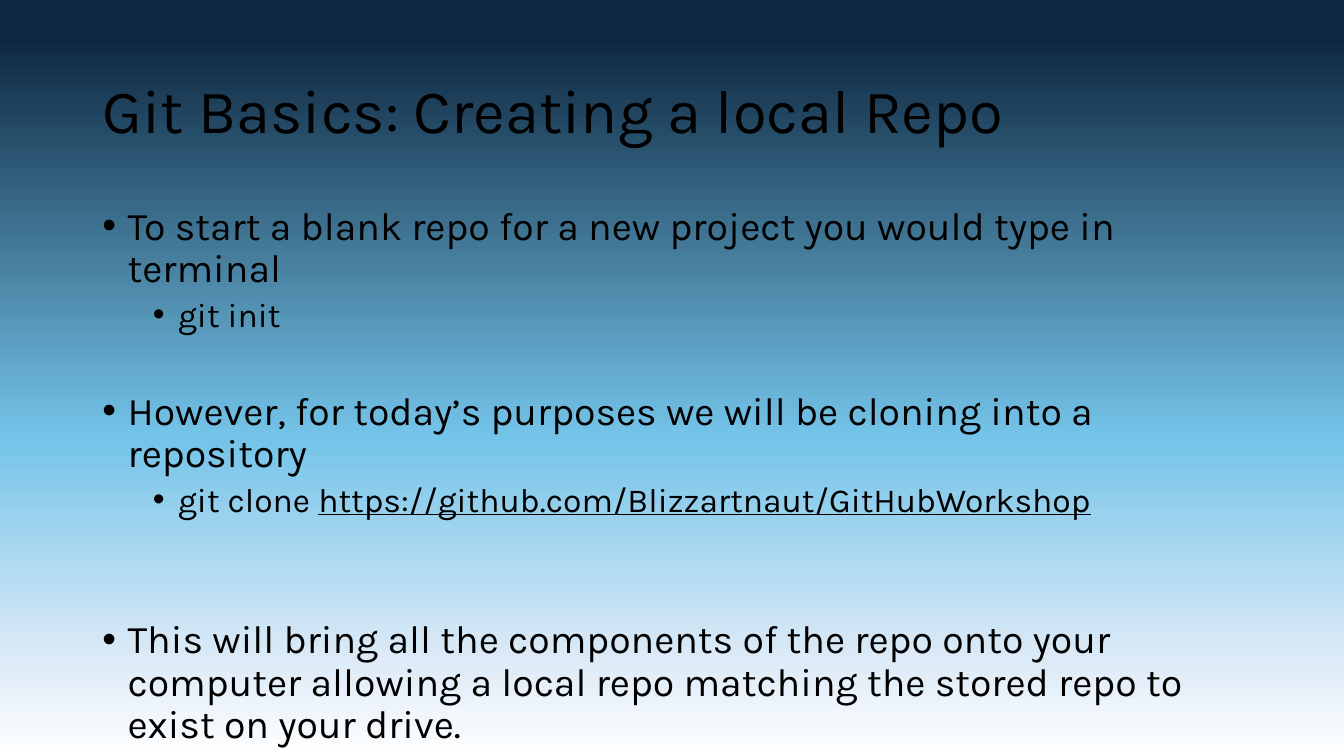
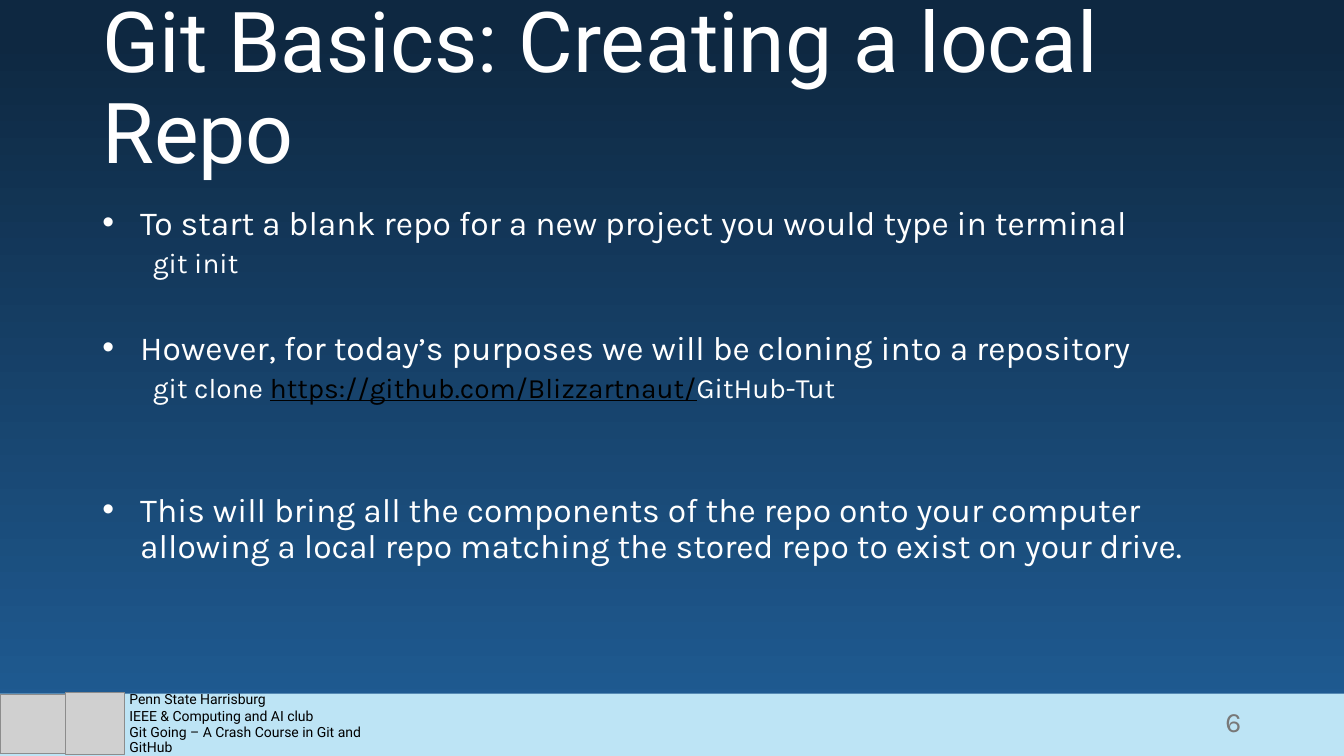
Before and after one commit to Blizzartnaut/GitHub-Tut, a slide deck: slide 6 of GitHub Basics.pptx. Drawn at 1344x756 pixels with LibreOffice and Linux fonts; fonts in the diff are those of the drawing; grey boxes stand for pictures. Boxes give left, top, right and bottom in pixels: in the first picture for what was removed or moved away, otherwise in the second. Text is boxed around its words. In the diff, an @@ line names an element or a change of style, - is before the commit and + after.

Commit message:
Styles suggestion

```diff
--- a/GitHub Basics.pptx
+++ b/GitHub Basics.pptx
@@ background gradient #0E2841 to #74C4E9 to #DCEAF7 to #FFFFFF to gradient #0E2841 to #205E97 @@
@@ text "Git Basics: Creating a local ..." at [102, 9, 1098, 180]: size 44 to 60 pt, font Karla to Roboto, text colour #000000 to #FFFFFF; vertical alignment middle to bottom @@
@@ text at [140, 212, 1182, 567]: size 28 to 24 pt in "To start a blank repo for a ...", "However, for today’s purposes we will be ...", "This will bring all the components of ..."; text colour #000000 to #FFFFFF in "To start a blank repo for a ...", "git init", "However, for today’s purposes we will be ...", "This will bring all the components of ..."; size 24 to 20 pt in "git init"; indent changed; bullet • to none @@
@@ text at [153, 377, 835, 405]: text changed; size 24 to 20 pt @@
-  • git clone https://github.com/Blizzartnaut/GitHubWorkshop
+  git clone https://github.com/Blizzartnaut/GitHub-Tut
@@ rectangle added at [0, 694, 1344, 756], fill #BDE4F5 @@
@@ picture added at [0, 695, 66, 754] @@
@@ picture added at [66, 693, 124, 755] @@
@@ text added at [129, 691, 361, 752], 10 pt, text #000000 @@
+Penn State Harrisburg
+IEEE & Computing and AI club
+Git Going – A Crash Course in Git and GitHub
@@ page number added at [1225, 714, 1241, 732], 20 pt, text #797979 @@
+6
```
Also in this commit, not shown: 12 other slides changed.
